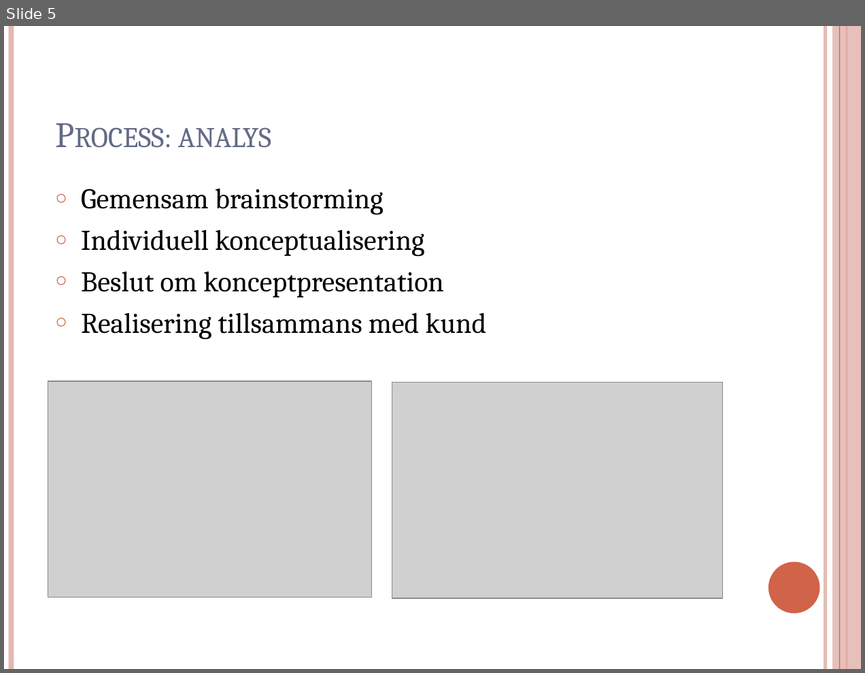
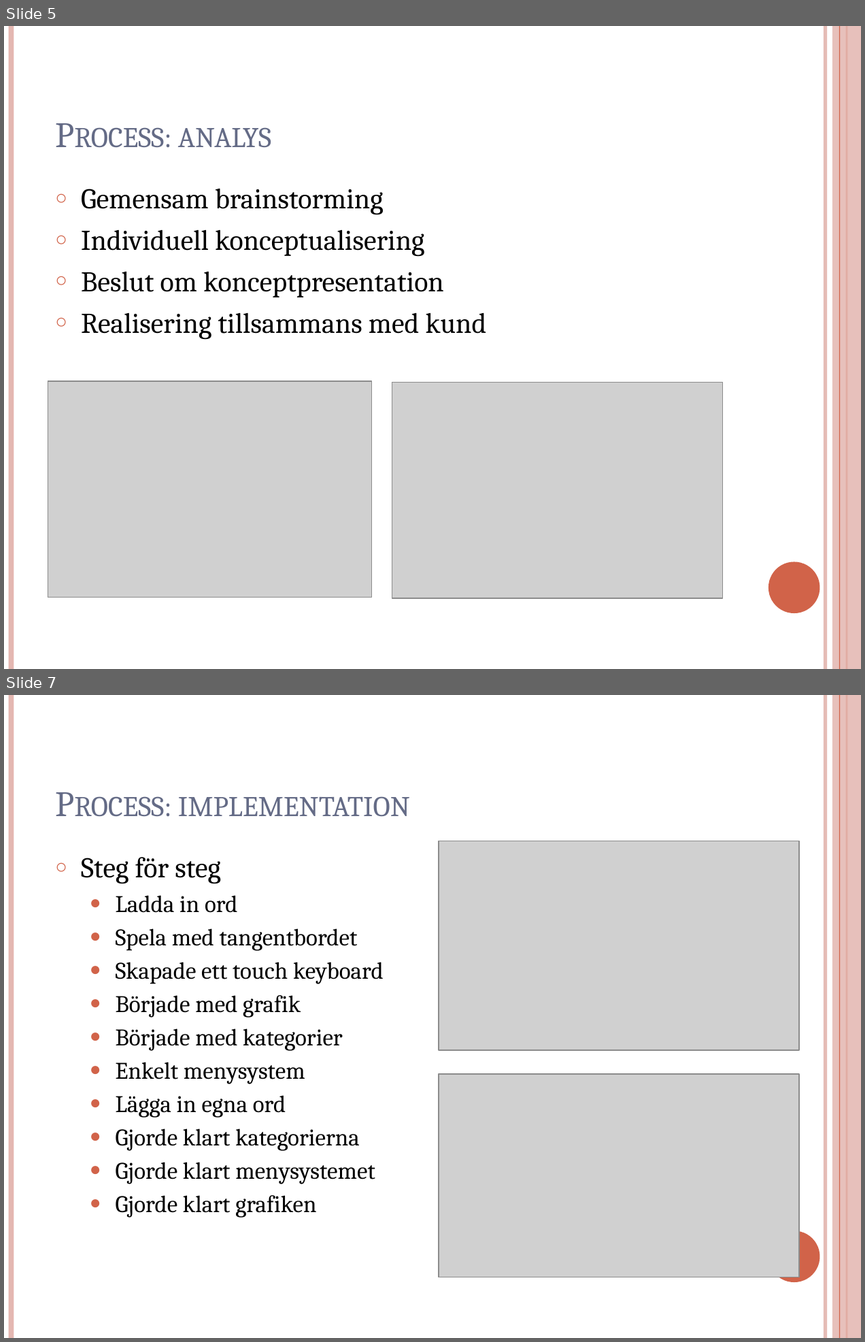
Before and after one commit to DuEJag/HangaGubbe, a slide deck: Hänga Gubbe.pptx. Shown one above the other, each under a label of ours: slide 5 before the commit, slides 5 and 7 after it; the slides between them are not shown. The pictures are 865x673 and 865x1342 pixels, drawn with LibreOffice and Linux fonts; fonts in the diff are those of the drawing; grey boxes stand for pictures. Boxes give left, top, right and bottom in pixels: in the first picture for what was removed or moved away, otherwise in the second. Text is boxed around its words. In the diff, an @@ line names an element or a change of style, - is before the commit and + after.

```diff
--- a/Hänga Gubbe.pptx
+++ b/Hänga Gubbe.pptx
@@ slide 7 added at (4, 695, 861, 1338), background #FFFFFF; not listed: 6 template elements that a slide beside it also shows @@
@@ title added at (178, 796, 410, 817), 30 pt, text #646B86, small capitals @@
+Process: implementation
@@ text added at (81, 857, 383, 1217), 20 pt, text #000000 @@
+○ Steg för steg
+  ● Ladda in ord
+  ● Spela med tangentbordet
+  ● Skapade ett touch keyboard
+  ● Började med grafik
+  ● Började med kategorier
+  ● Enkelt menysystem
+  ● Lägga in egna ord
+  ● Gjorde klart kategorierna
+  ● Gjorde klart menysystemet
+  ● Gjorde klart grafiken
@@ picture added at (439, 841, 799, 1050) @@
@@ picture added at (439, 1074, 799, 1277) @@
```
Also in this commit, not shown: 1 slide changed, 2 other slides added, 2 slides removed, 1 other file.
